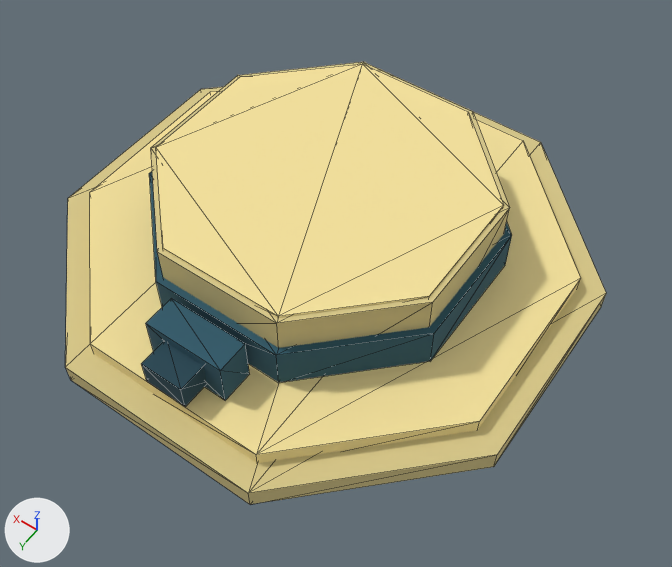
One commit to the glTF model src/main/resources/watch/models/cosmetics/walker/straw_boater.glb: the scene before it, then after it.
One viewpoint serves both versions: a 50 mm camera at (-0.392, 0.531, 2.316) aimed at (-0.041, 0.039, 1.542). Arrows for +X, +Y and +Z are at lower left; the lights stay in place. The picture after the commit comes second. Mesh edges are drawn as thin lines. Vertices at exactly the same position are counted once.

Names of what the first picture shows: 'straw_boater_head'.
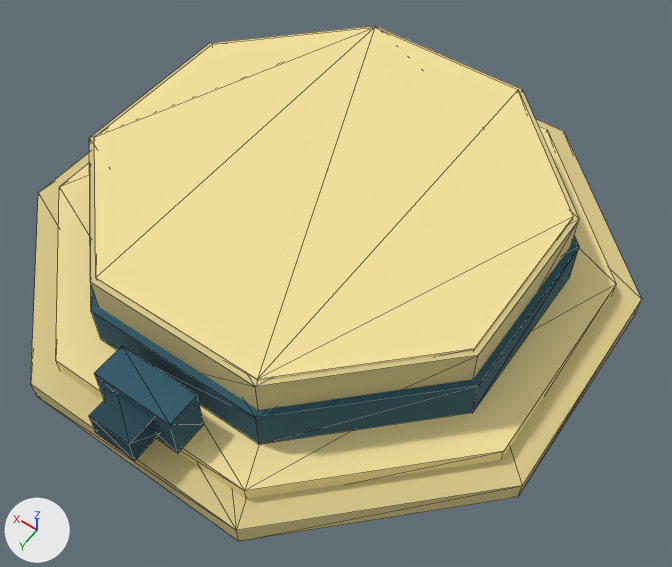
What changed in the scene script:
```text
Change me_straw_boater_head:
    used by ob_straw_boater_head; location = (0.0, 0.0, 0.0)
    remove me_straw_boater_head.from_pydata(...)  # 96 vertices, 162 faces; spans x -0.278..0.278, y -0.278..0.278, z 1.518..1.647
    add me_straw_boater_head.from_pydata(...)  # 96 vertices, 162 faces; spans x -0.311..0.311, y -0.311..0.321, z 1.518..1.647
    me_straw_boater_head part 1: the loose piece of 16 vertices spanning x -0.278..0.278, y -0.278..0.278, z 1.518..1.542 is scaled about its middle by (1.12, 1.12, 1)
    me_straw_boater_head part 2: the loose piece of 16 vertices spanning x -0.171..0.171, y -0.171..0.171, z 1.53..1.645 is scaled about its middle by (1.36, 1.36, 1)
    me_straw_boater_head part 3: the loose piece of 16 vertices spanning x -0.25..0.25, y -0.25..0.25, z 1.529..1.559 is scaled about its middle by (1.13, 1.13, 1)
    me_straw_boater_head part 4: the loose piece of 16 vertices spanning x -0.165..0.165, y -0.165..0.165, z 1.627..1.647 is scaled about its middle by (1.38, 1.38, 1)
    me_straw_boater_head part 5: the loose piece of 16 vertices spanning x -0.178..0.178, y -0.178..0.178, z 1.558..1.606 is scaled about its middle by (1.35, 1.35, 1)
    me_straw_boater_head part 6: the loose piece of 8 vertices spanning x -0.045..0.045, y 0.187..0.223, z 1.558..1.61 is moved by (0.0, 0.067, 0.0)
    me_straw_boater_head part 7: the loose piece of 8 vertices spanning x -0.024..0.024, y 0.22..0.254, z 1.569..1.599 is moved by (0.0, 0.067, 0.0)
```

Changed parts and their boxes (x1, y1, x2, y2) in the pictures (672 x 567 px; the box of a moved part takes in the faces that stretch with it):
'straw_boater_head', reshaped (13% wider, 16% taller): before (65, 62, 606, 504); after (31, 26, 642, 541)
part 1 of me_straw_boater_head, moved or reshaped: before (65, 87, 606, 504); after (31, 119, 642, 541)
part 2 of me_straw_boater_head, moved or reshaped: before (151, 62, 510, 348); after (89, 26, 579, 410)
part 3 of me_straw_boater_head, moved or reshaped: before (90, 91, 581, 463); after (56, 126, 616, 499)
part 4 of me_straw_boater_head, moved or reshaped: before (156, 64, 504, 318); after (94, 27, 573, 381)
part 5 of me_straw_boater_head, moved or reshaped: before (149, 172, 512, 382); after (91, 236, 579, 444)
part 6 of me_straw_boater_head, moved or reshaped: before (146, 298, 249, 400); after (94, 346, 204, 453)
part 7 of me_straw_boater_head, moved or reshaped: before (141, 341, 207, 407); after (89, 391, 159, 460)
